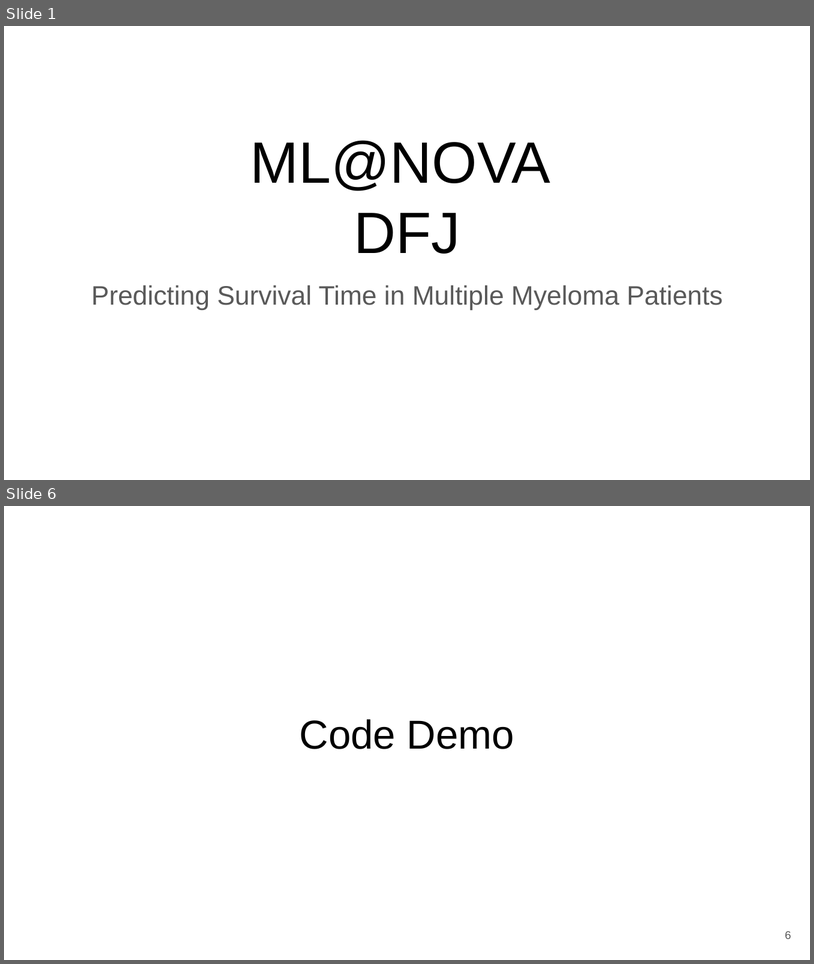
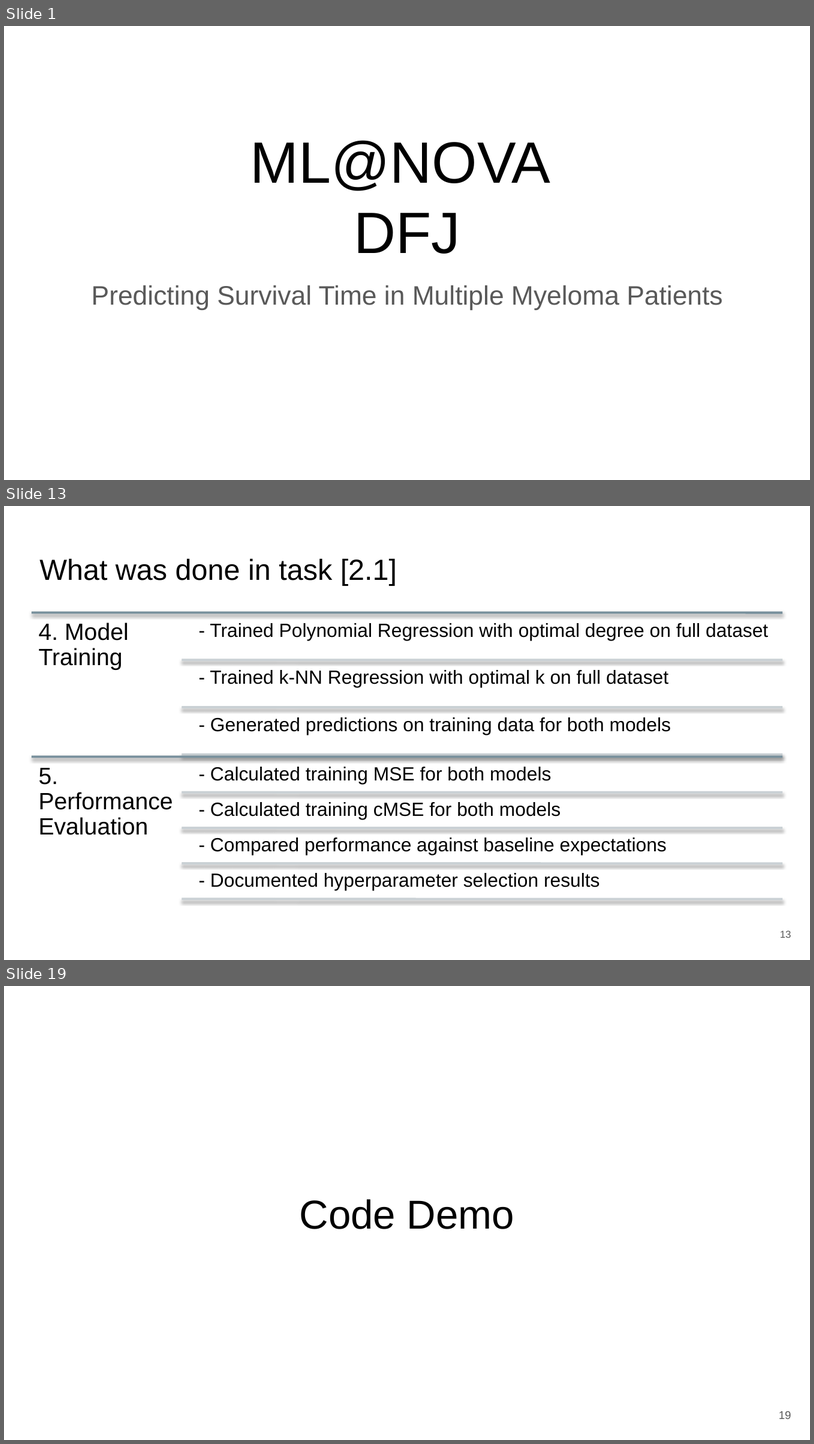
Before and after one commit to zepedrocosta/AA-Projeto2, a slide deck: Slides.pptx. Shown one above the other, each under a label of ours: slides 1 and 6 before the commit, slides 1, 13 and 19 after it; the slides between them are not shown. The pictures are 814x964 and 814x1444 pixels, drawn with LibreOffice and Linux fonts; fonts in the diff are those of the drawing. Boxes give left, top, right and bottom in pixels: in the first picture for what was removed or moved away, otherwise in the second. Text is boxed around its words. In the diff, an @@ line names an element or a change of style, - is before the commit and + after.

Commit message:
Add detailed documentation til 2.2
Expanded notebook sections with step-by-step documentation for data preparation, baseline modeling, advanced regression methods, and evaluation. Added detailed bullet points describing missing value analysis, cleaning, feature exploration, validation strategies, model training, hyperparameter selection, performance metrics, and visualization. Improves clarity and reproducibility of the workflow.

```diff
--- a/Slides.pptx
+++ b/Slides.pptx
@@ slide 13 added at box(4, 506, 810, 960), background #FFFFFF @@
@@ title added at box(39, 559, 397, 585), 26 pt, text #000000 @@
+What was done in task [2.1]
@@ group added at box(32, 612, 783, 899): 9 lines, 9 texts @@
+4. Model Training
+- Trained Polynomial Regression with optimal degree on full dataset
+- Trained k-NN Regression with optimal k on full dataset
+- Generated predictions on training data for both models
+5. Performance Evaluation
+- Calculated training MSE for both models
+- Calculated training cMSE for both models
+- Compared performance against baseline expectations
+- Documented hyperparameter selection results
@@ page number added at box(780, 930, 792, 937), 9 pt, text #595959 @@
+13
@@ what was slide 6 is now slide 19 @@
@@ page number at box(779, 1411, 792, 1419): text changed @@
-6
+19
```
Also in this commit, not shown: 4 slides changed, 12 other slides added, 1 other file.
